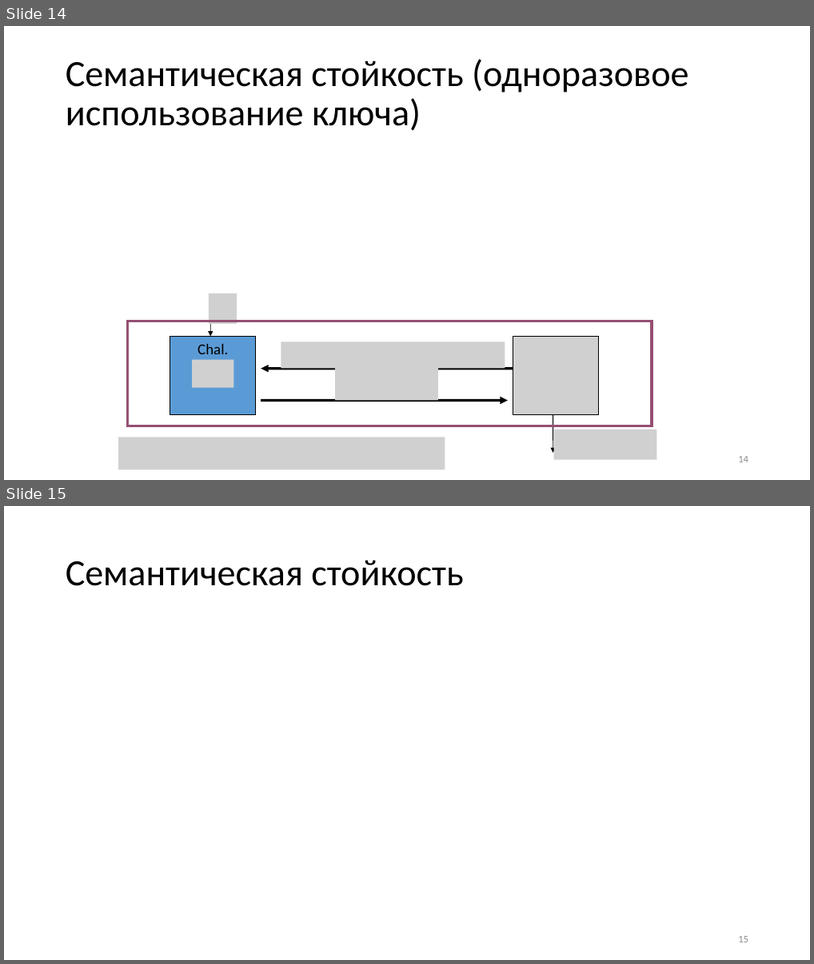
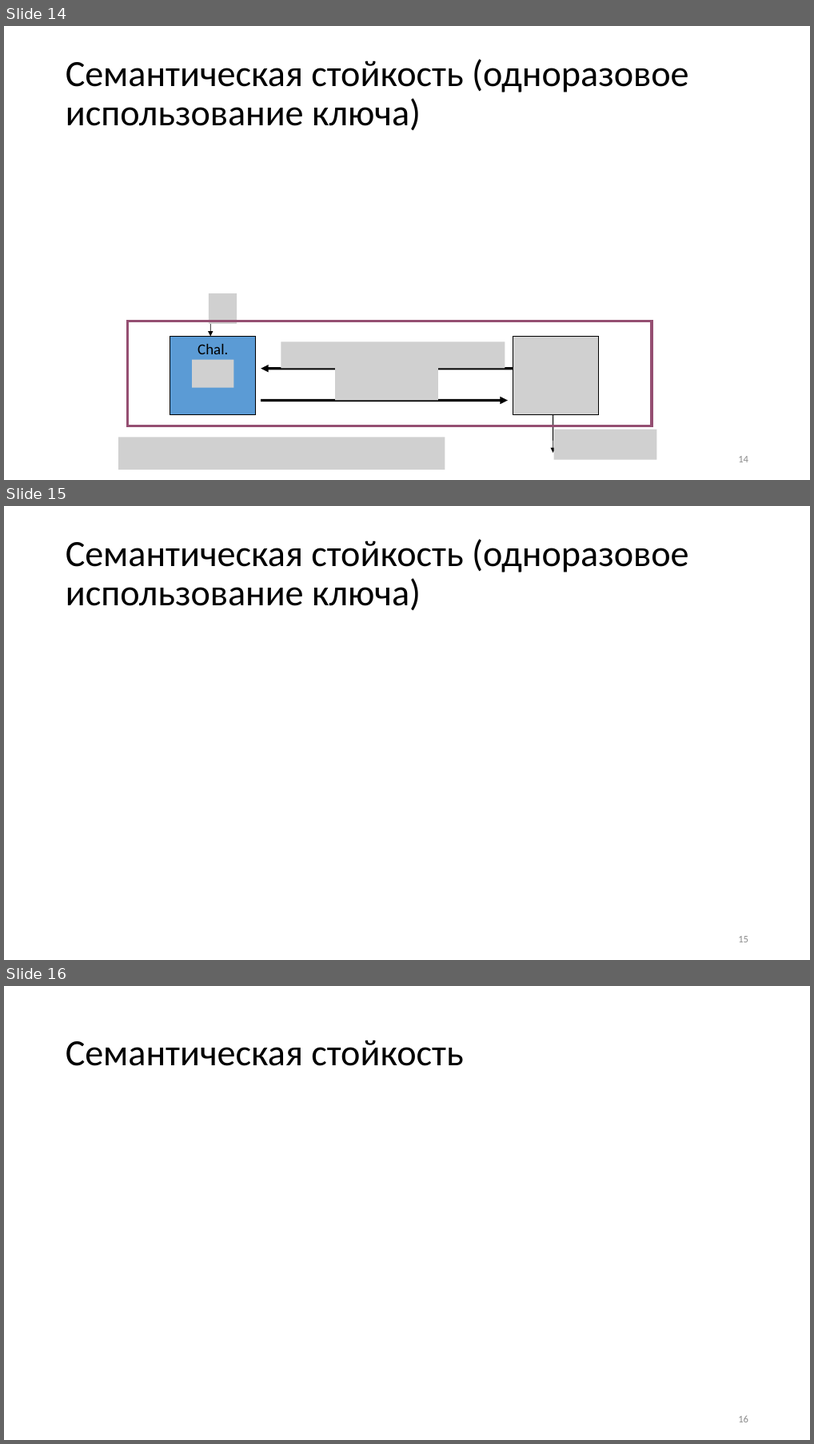
Before and after one commit to CryptoCourse/CryptoLectures, a slide deck: Lectures/Lecture1-b.pptx. Shown one above the other, each under a label of ours: slides 14 and 15 before the commit, slides 14, 15 and 16 after it. The pictures are 814x964 and 814x1444 pixels, drawn with LibreOffice and Linux fonts; fonts in the diff are those of the drawing; grey boxes stand for pictures. Boxes give left, top, right and bottom in pixels: in the first picture for what was removed or moved away, otherwise in the second. Text is boxed around its words. In the diff, an @@ line names an element or a change of style, - is before the commit and + after.

```diff
--- a/Lectures/Lecture1-b.pptx
+++ b/Lectures/Lecture1-b.pptx
@@ slide 15 added at bbox=[4, 506, 810, 960], background #FFFFFF @@
@@ title added at bbox=[66, 539, 690, 611], 44 pt, text #000000 @@
+Семантическая стойкость (одноразовое использование ключа)
@@ page number added at bbox=[738, 936, 749, 942], 12 pt, text #8C8C8C @@
+15
@@ what was slide 15 is now slide 16 @@
```
Also in this commit, not shown: 2 slides changed, 1 other slide added, 7 other files.
